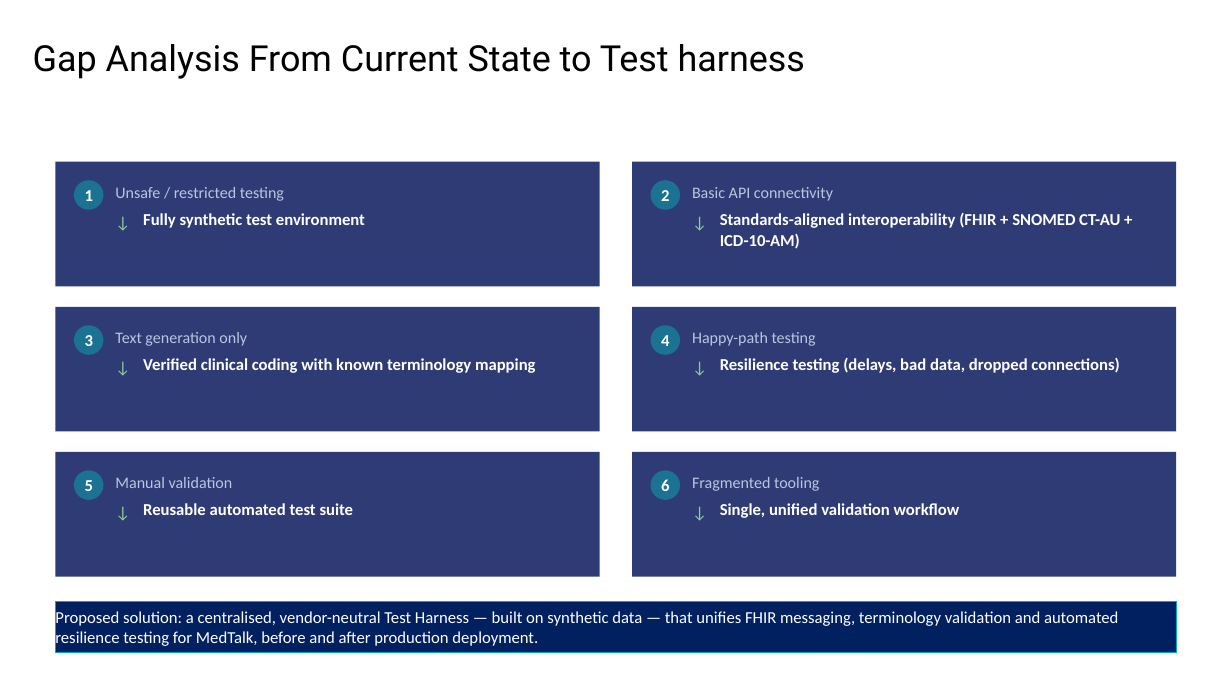
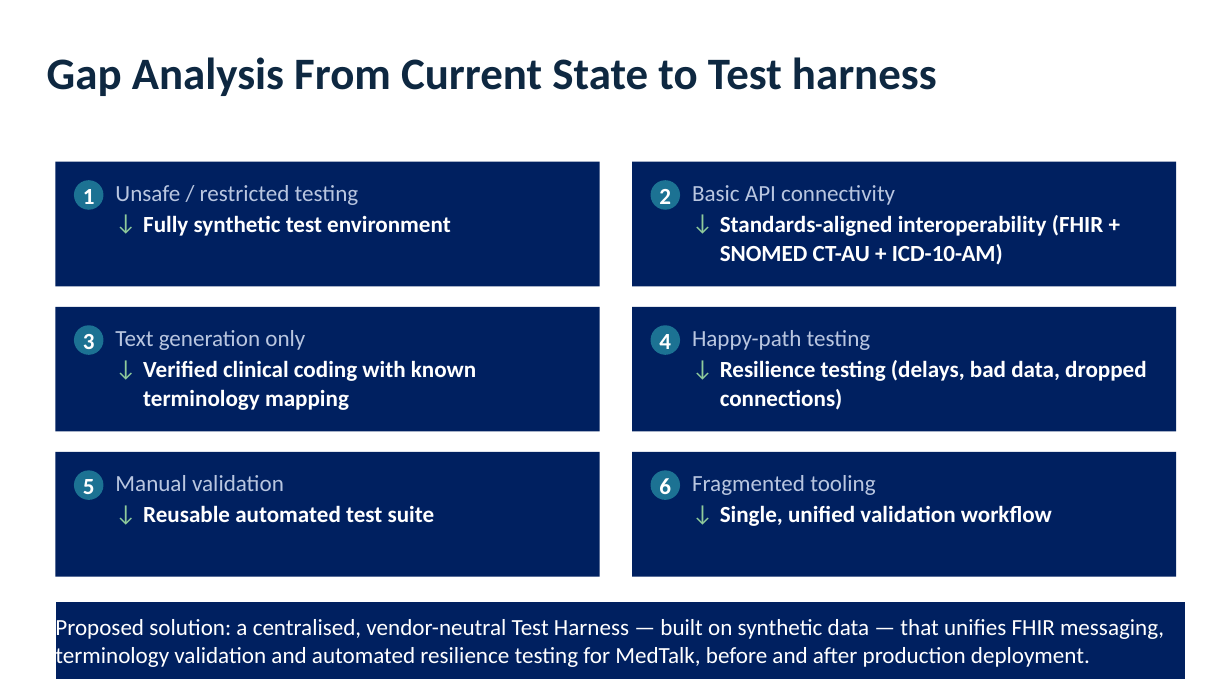
Before and after one commit to SkinnySeal17/HEAALTHCARE_SYSTEM, a slide deck: slide 12 of DOCUMENTS/Presentation_Assignment2.pptx (slide 4 before the commit). Drawn at 1232x693 pixels with LibreOffice and Linux fonts; fonts in the diff are those of the drawing. Boxes give left, top, right and bottom in pixels: in the first picture for what was removed or moved away, otherwise in the second. Text is boxed around its words. In the diff, an @@ line names an element or a change of style, - is before the commit and + after.

```diff
--- a/DOCUMENTS/Presentation_Assignment2.pptx
+++ b/DOCUMENTS/Presentation_Assignment2.pptx
@@ text "Gap Analysis From Current State ...": place and size @@
-text "Gap Analysis From Current State ..." at (33, 44, 805, 79)
+text "Gap Analysis From Current State ..." at (47, 57, 937, 96)
@@ text "Gap Analysis From Current State ..." at (47, 57, 937, 96): size 28 to 35 pt, font Roboto to Calibri, text colour #000000 to #0E2841, bold on @@
@@ fill #2E3B75 to #002060 in 6 elements at (55, 162, 600, 287), (632, 162, 1177, 287), (55, 307, 600, 432), (632, 307, 1177, 432), (55, 452, 600, 577), (632, 452, 1177, 577) @@
@@ size 12.5 to 18 pt in 6 elements at (115, 185, 359, 205), (692, 185, 895, 205), (115, 330, 305, 350), (692, 330, 871, 350), (115, 475, 284, 491), (692, 475, 875, 495) @@
@@ size 13 to 18 pt in 18 elements at (83, 189, 95, 210), (143, 215, 451, 236), (659, 189, 671, 210), (720, 215, 1103, 265), (83, 334, 95, 355), (143, 360, 476, 410), (659, 334, 671, 355), (720, 360, 1146, 410), (83, 479, 95, 500), (143, 505, 435, 522), (659, 478, 671, 500), (720, 505, 1052, 526), (116, 208, 143, 236), (692, 208, 720, 236), (116, 353, 143, 381), (692, 353, 720, 381), (116, 498, 143, 526), (692, 498, 720, 526) @@
@@ rectangle "Proposed solution: a centralised, vendor-neutral ...": place and size @@
-rectangle "Proposed solution: a centralised, vendor-neutral ..." at (55, 602, 1177, 653)
+rectangle "Proposed solution: a centralised, vendor-neutral ..." at (55, 602, 1186, 679)
@@ rectangle "Proposed solution: a centralised, vendor-neutral ..." at (55, 602, 1186, 679): size 13 to 18 pt; outline #0F9ED5 1 pt to #FFFFFF 1 pt @@
```
Also in this commit, not shown: 3 other slides changed, 9 slides added.
